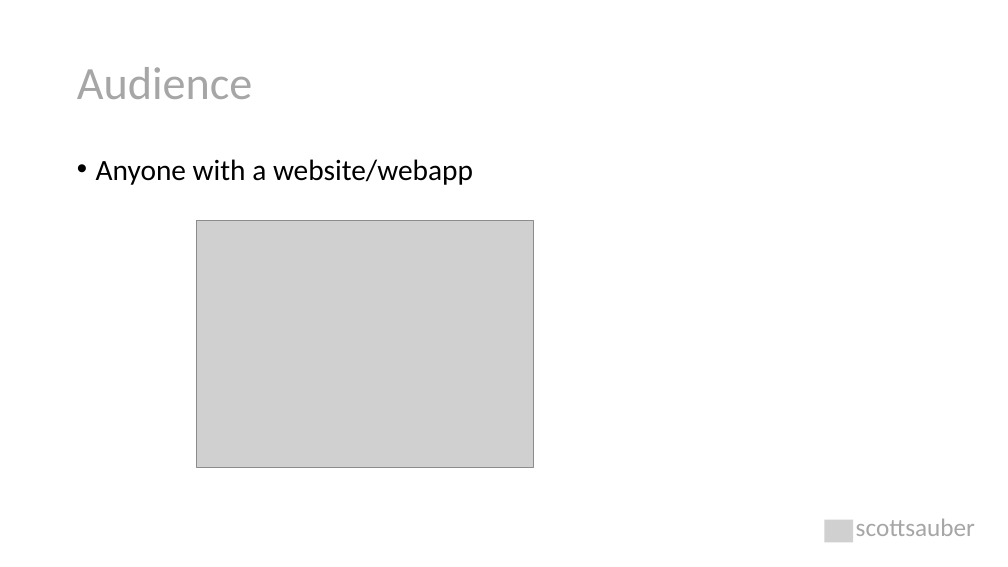
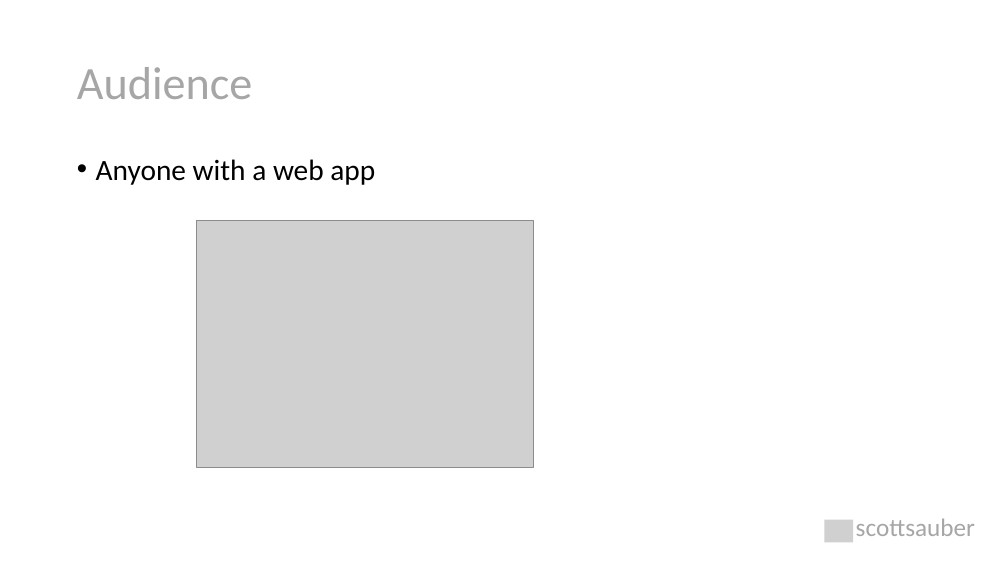
Before and after one commit to nirzaf/DotNetWorkShopTalk, a slide deck: slide 2 of 2021-05-04-MNDevelopersConference-SecurityHeaders/Security Headers Explained.pptx. Drawn at 1008x567 pixels with LibreOffice and Linux fonts; fonts in the diff are those of the drawing; grey boxes stand for pictures. Boxes give left, top, right and bottom in pixels: in the first picture for what was removed or moved away, otherwise in the second. Text is boxed around its words. In the diff, an @@ line names an element or a change of style, - is before the commit and + after.

```diff
--- a/2021-05-04-MNDevelopersConference-SecurityHeaders/Security Headers Explained.pptx
+++ b/2021-05-04-MNDevelopersConference-SecurityHeaders/Security Headers Explained.pptx
@@ text at (96, 159, 375, 185): text changed @@
-• Anyone with a website/webapp
+• Anyone with a web app
```
Also in this commit, not shown: 12 other slides changed, 1 other file.
